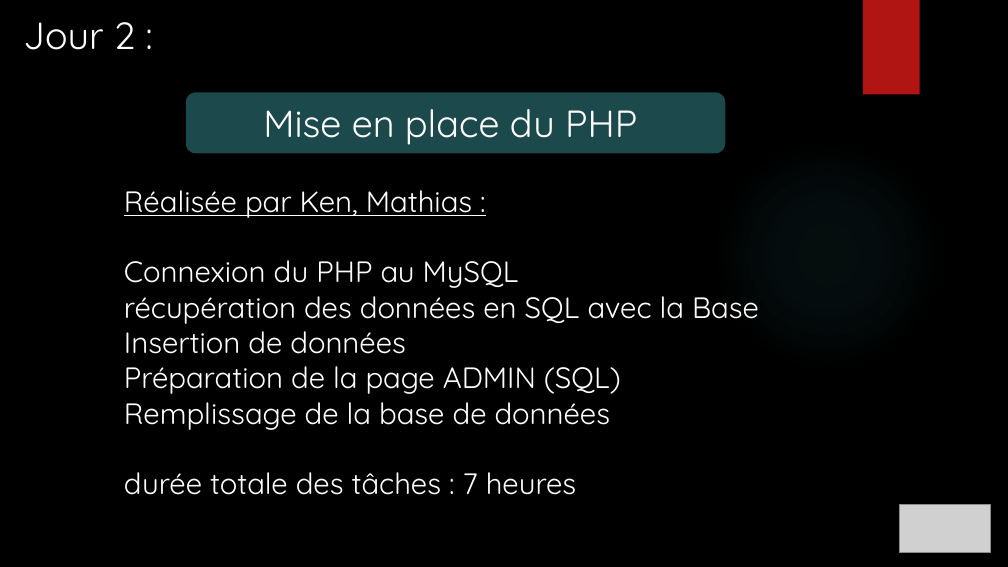
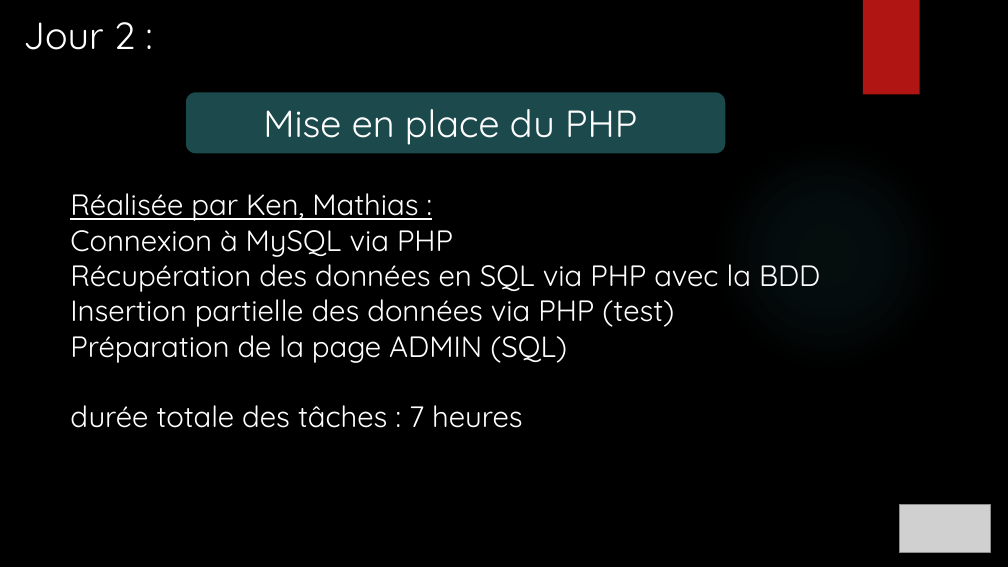
Before and after one commit to ChampemeDylan/UPOP, a slide deck: slide 13 of Présentation UPOP.pptx. Drawn at 1008x567 pixels with LibreOffice and Linux fonts; fonts in the diff are those of the drawing; grey boxes stand for pictures; background and template pictures are left out. Boxes give left, top, right and bottom in pixels: in the first picture for what was removed or moved away, otherwise in the second. Text is boxed around its words. In the diff, an @@ line names an element or a change of style, - is before the commit and + after.

```diff
--- a/Présentation UPOP.pptx
+++ b/Présentation UPOP.pptx
@@ text "Réalisée par Ken, Mathias :": place and size @@
-text "Réalisée par Ken, Mathias :" at (124, 190, 759, 495)
+text "Réalisée par Ken, Mathias :" at (70, 193, 820, 428)
@@ text at (70, 220, 820, 327): text changed @@
-Connexion du PHP au MySQL
-récupération des données en SQL avec la Base
-Insertion de données
+Connexion à MySQL via PHP
+Récupération des données en SQL via PHP avec la BDD
+Insertion partielle des données via PHP (test)
@@ text at (124, 393, 611, 430): paragraph removed @@
-Remplissage de la base de données
```
Also in this commit, not shown: 15 other slides changed, 7 slides added.
